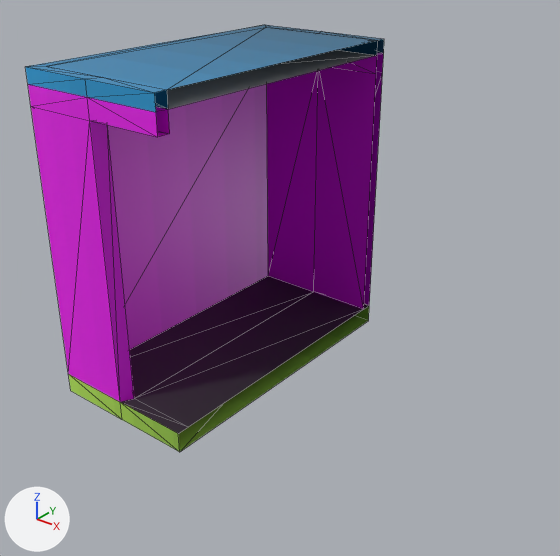
One commit to the glTF model blender_files/models.glb: the scene before it, then after it.
Both versions are drawn from a 50 mm lens placed at (2.7, -3.42, 1.9), pointed at (0.04, -0.08, -0.17). The axes (+X, +Y, +Z) are drawn at lower left. The lights are the same throughout. Mesh edges are drawn as thin lines. Vertices at the same position are counted once.
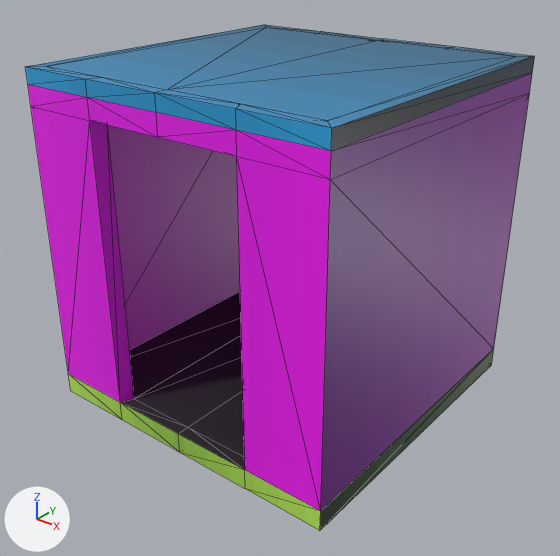
Changed parts and their boxes [x1, y1, x2, y2] in the pictures (560 x 556 px):
'Cube', reshaped (42% wider, 18% taller)
    before: [25, 25, 384, 452]
    after: [25, 25, 535, 531]
part 1 of me_cube_001, added
    after: [155, 39, 535, 531]

The change in detail:
me_cube_001 is used by ob_cube; location (0.0, 0.0, 0.0).
me_cube_001 had 54 vertices, 98 faces and spanned x -1.0..0.0, y -0.97..1.03, z -0.96..1.1.
me_cube_001 now has 90 vertices, 196 faces and spans x -1.0..1.0, y -0.97..1.03, z -0.96..1.1.
Part 1, on me_cube_001:
10 new vertices lie (0.5, 0.0, 0.0) away from vertices in x 0.0, y -0.97..1.03, z -0.96..1.1.
10 new vertices lie (0.5, 0.0, 0.0) away from vertices in x 0.5, y -0.97..1.03, z -0.96..1.1.
8 new vertices lie (0.46, 0.0, 0.0) away from vertices in x 0.0, y -0.89..0.96, z -0.83..1.1.
8 new vertices lie (0.46, 0.0, 0.0) away from vertices in x 0.46, y -0.89..0.96, z -0.83..1.1.
98 new faces join them.
